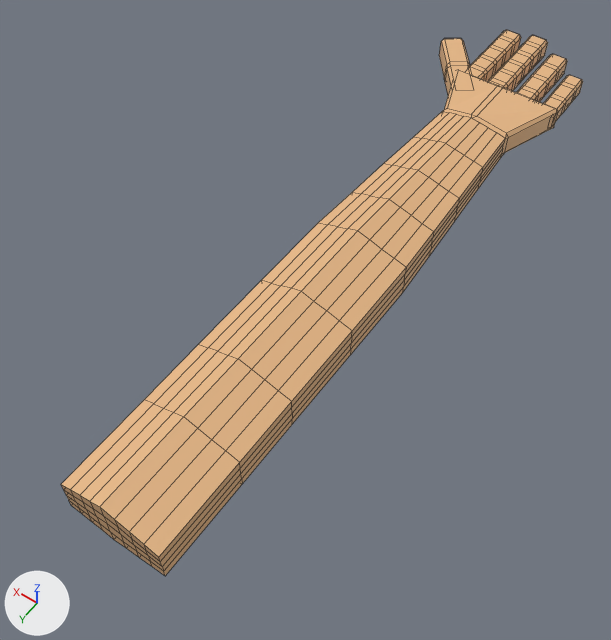
Before and after pictures for a commit that changed the Blender file Models/Hands.blend.
Both versions are drawn from a camera (50 mm lens) standing at (-11.2, 30.0, 24.5) and looking at (0.8, 13.1, -2.0). Lighting does not change. The marker at lower left points along +X, +Y and +Z. Mesh edges are drawn as thin lines.

The first picture shows 'Куб'.
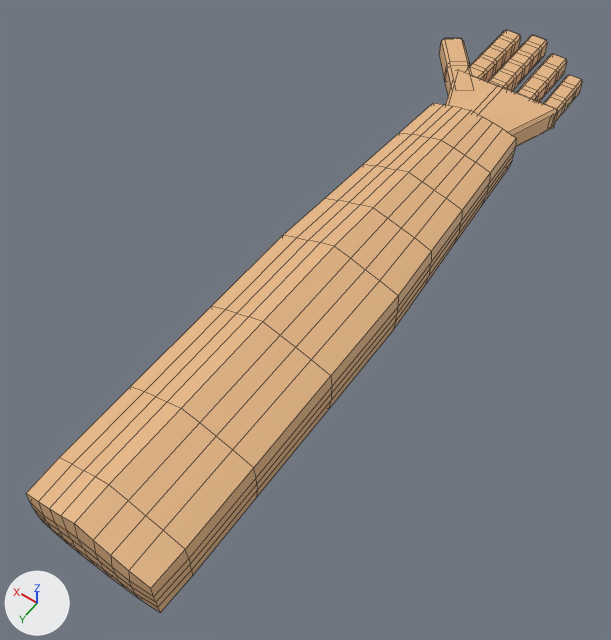
Pixel boxes [x1, y1, x2, y2] of what changed, in the pictures (611 x 640 px):
'Куб', reshaped (7% wider, 7% taller)
    before: [61, 30, 583, 576]
    after: [26, 30, 583, 612]
part 1 of me_куб, added (beige)
    after: [26, 103, 516, 612]

Diff of the bpy script that builds the scene:
```diff
--- a/Models/Hands.blend.py
+++ b/Models/Hands.blend.py
@@ me_куб @@
 # used by ob_куб; location = (0.26, 3.1, 0.02)
-me_куб.from_pydata(...)  # 629 vertices, 633 faces; spans x -2.9..4.1, y -9.3..21.4, z -1.0..1.3
+me_куб.from_pydata(...)  # 1103 vertices, 1105 faces; spans x -2.9..4.1, y -9.3..22.4, z -1.5..1.8
+# me_куб part 1: a new loose piece of 474 vertices spanning x -2.9..2.4, y -1.3..22.4, z -1.5..1.8, in mat_материал_001 (beige #e7b785)
 me_куб.materials.append(mat_материал_001)
```
